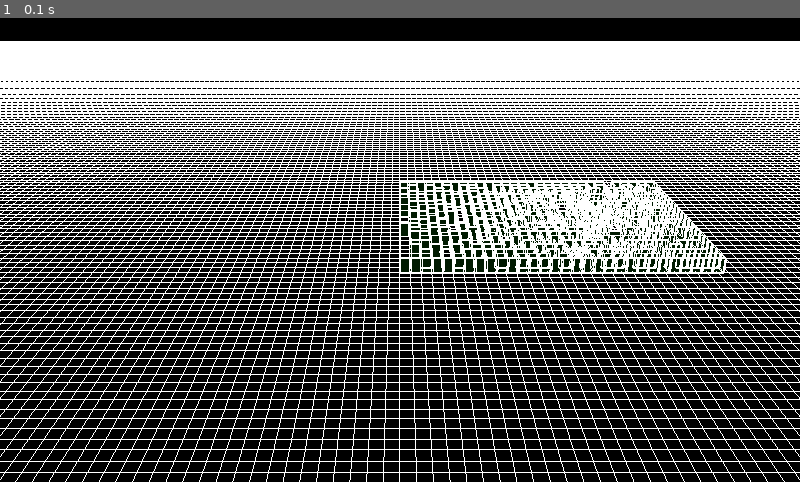
Above: before the commit, frame 1.
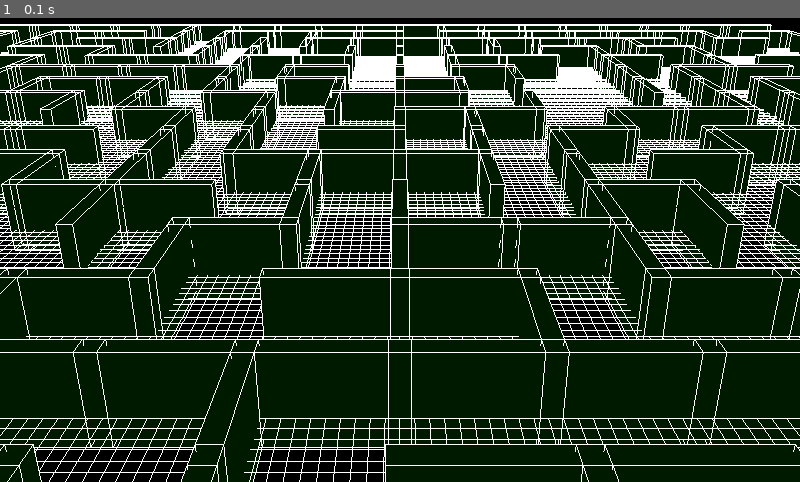
Above: after the commit, the same moment.

Repository: antonioam82/tank_controller
Game: pygame game, started from tank_demo_maze.py
Two runs of this game, one before a commit and one after it. Both use one fixed random seed, a clock stepped at 60 frames per second and the inputs below.
Inputs:
- Up to frame 1 (0.1 s): no input

The runs differ from the first frame. In frame 1, 79% of the frame differs, in the area x 0-100%, y 1-100%.

Commit message:
Cebtrada posicion del modelo 'maze_large_with_plazes.obj'

Diff:
--- a/tank_demo_maze.py
+++ b/tank_demo_maze.py
@@ -8,6 +8,7 @@
 import os
 import time
 import argparse
+import numpy as np
 
 grid_size = 110
 grid_spacing = 1
@@ -29,6 +30,14 @@
                 faces.append(face_indices)
                 for i in range(len(face_indices)):
                     edges.add(tuple(sorted((face_indices[i], face_indices[(i + 1) % len(face_indices)]))))
+
+        #verts_np = np.array(vertices)
+        verts_np = np.array(vertices)
+        min_v = np.min(verts_np, axis=0)
+        max_v = np.max(verts_np, axis=0)
+        center = (min_v + max_v) / 2.0
+
+        vertices = [list(np.array(v) - center) for v in vertices]
 
     return vertices, edges, faces
 
@@ -124,6 +133,7 @@
         glCallList(grid)
         glPushMatrix()
         glRotatef(90, 1.0, 0.0, 0.0)
+        glScale(10.0,10.0,5.0)
         glCallList(model_maze)
         glPopMatrix()
         #glTranslatef(0,0,mov_z)
